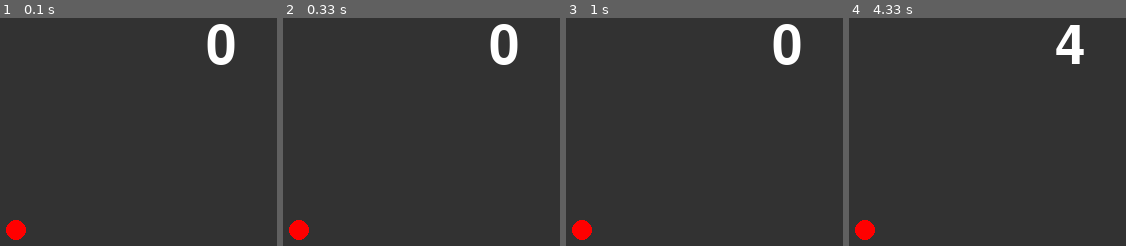
Above: before the commit, frames 1-4 (left to right).
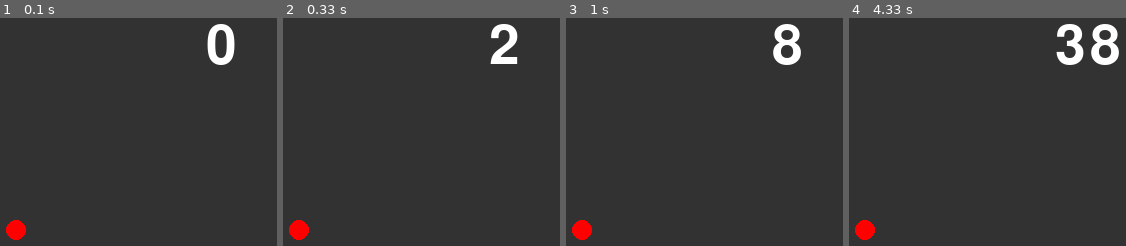
Above: after the commit, the same moments.

Repository: c0a240212f/ProjExD_1
Game: pygame game, started from pygame_system.py
The game is run twice, just before and just after one commit, with the same random seed, the same clock (stepped at 60 frames per second) and the same inputs.
Inputs:
- Up to frame 1 (0.1 s): no input
- Up to frame 2 (0.33 s): no input
- Up to frame 3 (1 s): no input
- Up to frame 4 (4.33 s): no input

Frame 1 is identical in both runs. In frame 2, 0.8% of the frame differs, in the area x 74-85%, y 2-21%; in frame 3, 0.5%; in frame 4, 2.2%, in the area x 74-98%, y 2-21%.

Commit message:
FPS変更

Diff:
--- a/pygame_system.py
+++ b/pygame_system.py
@@ -26,7 +26,7 @@
         screen.blit(enn, [100, 400])
         pg.display.update()
         tmr += 1
-        clock.tick(1)
+        clock.tick(9)
 
 
 if __name__ == "__main__":
